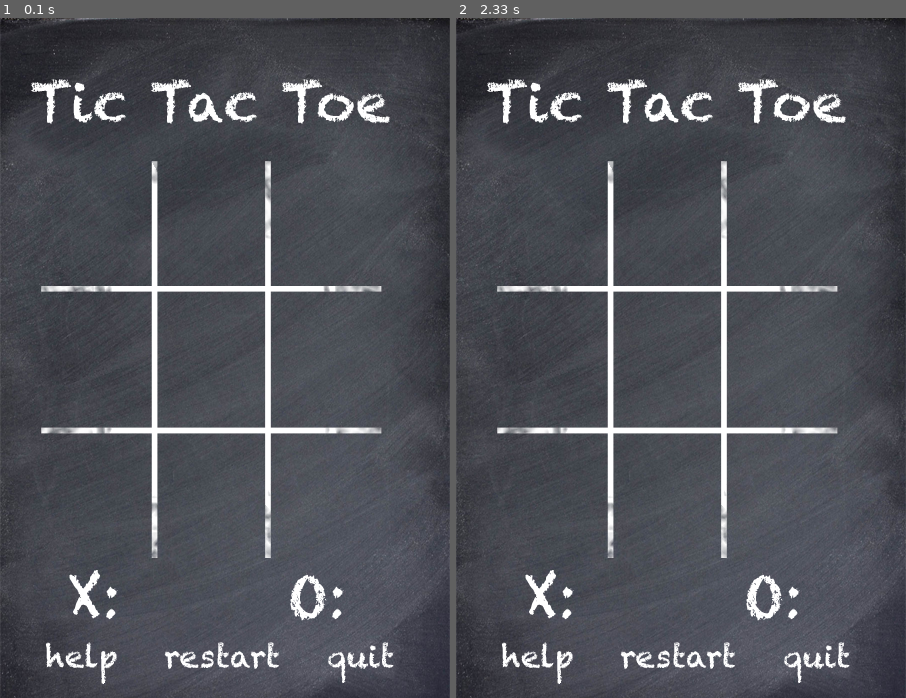
Above: before the commit, frames 1-2 (left to right).
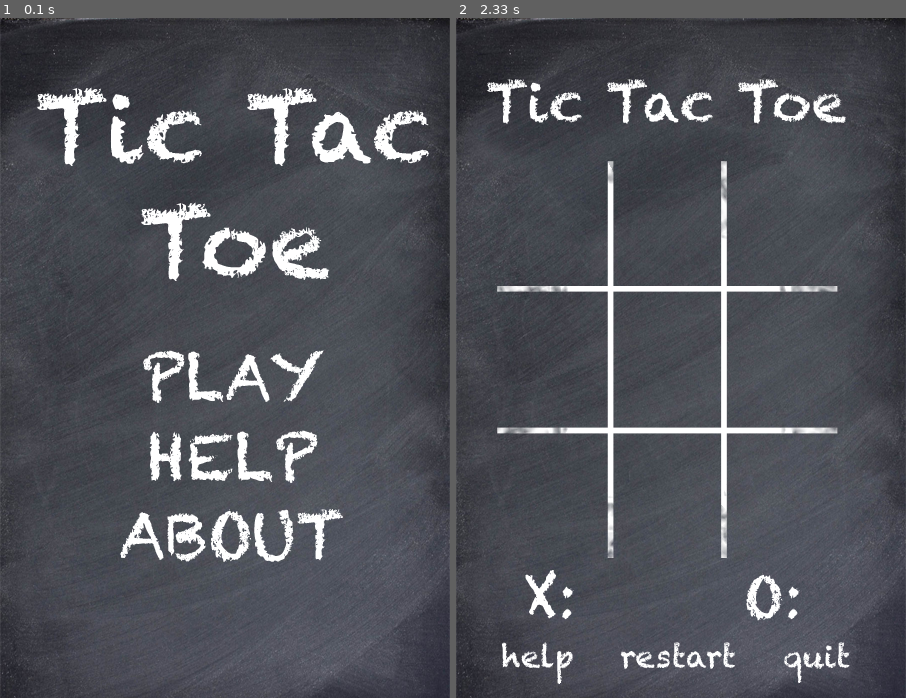
Above: after the commit, the same moments.

Repository: svaithia/pygame
Game: pygame game, started from tictactoe.py
Two runs of this game, one before a commit and one after it. Both use one fixed random seed, a clock stepped at 60 frames per second and the inputs below.
Inputs:
- Up to frame 1 (0.1 s): no input
- Up to frame 2 (2.33 s): hold P 0.33-0.8 s; tap B at 0.83 s; hold P from 2.17 s (still down)

The runs differ from the first frame. In frame 1, 13% of the frame differs, in the area x 6-96%, y 8-98%; in frame 2, nothing differs.

Commit message:
Added classes for drawing the board etc. Can switch between the two screens using b and p. Can quit by closing the X or pressing ESCAPE

Diff:
--- a/tictactoe.py
+++ b/tictactoe.py
@@ -9,34 +9,49 @@
 w = 450
 h = 680
 
-main_screen = pygame.display.set_mode((w,h))
-i_bg = pygame.image.load('images/bg.png')
-i_title = pygame.image.load('images/ttt_main.png')
-i_play = pygame.image.load('images/play.png')
-i_help = pygame.image.load('images/help.png')
-i_about = pygame.image.load('images/about.png')
+class Graphics:
+    i_bg = pygame.image.load('images/bg.png')
+    def buildMainScreen(self):
+        main_screen = pygame.display.set_mode((w,h))
+        i_title = pygame.image.load('images/ttt_main.png')
+        i_play = pygame.image.load('images/play.png')
+        i_help = pygame.image.load('images/help.png')
+        i_about = pygame.image.load('images/about.png')
 
-main_screen.blit(i_bg, (0,0))
-main_screen.blit(i_title, (35,60))
-main_screen.blit(i_play, (42,320))
-main_screen.blit(i_help, (42, 400))
-main_screen.blit(i_about, (112, 490))
+        main_screen.blit(self.i_bg, (0,0))
+        main_screen.blit(i_title, (35,60))
+        main_screen.blit(i_play, (42,320))
+        main_screen.blit(i_help, (42, 400))
+        main_screen.blit(i_about, (112, 490))
 
-i_gtitle = pygame.image.load('images/ttt_title.png')
-i_board = pygame.image.load('images/board.png')
-i_score = pygame.image.load('images/scoreboard.png')
-i_nav = pygame.image.load('images/nav.png')
+    def buildGameScreen(self):
+        i_gtitle = pygame.image.load('images/ttt_title.png')
+        i_board = pygame.image.load('images/board.png')
+        i_score = pygame.image.load('images/scoreboard.png')
+        i_nav = pygame.image.load('images/nav.png')
 
-game_screen = pygame.display.set_mode((w,h))
-game_screen.blit(i_bg, (0,0))
-game_screen.blit(i_gtitle, (30,60))
-game_screen.blit(i_board, (20, 120))
-game_screen.blit(i_score, (55, 540))
-game_screen.blit(i_nav, (35, 610))
+        game_screen = pygame.display.set_mode((w,h))
+        game_screen.blit(self.i_bg, (0,0))
+        game_screen.blit(i_gtitle, (30,60))
+        game_screen.blit(i_board, (20, 120))
+        game_screen.blit(i_score, (55, 540))
+        game_screen.blit(i_nav, (35, 610))
 
+    screen = 0
+
+graph = Graphics()
 while True:
    clock.tick(60)
+   if graph.screen==1:
+        graph.buildGameScreen()
+   elif graph.screen==0:
+        graph.buildMainScreen()
    pygame.display.update()
+
    for event in pygame.event.get():
-        if event.type == pygame.QUIT:
+        if (event.type == pygame.QUIT) or (event.type == KEYDOWN and event.key == K_ESCAPE):
             sys.exit()
+        elif event.type == KEYDOWN and event.key == K_p:
+            graph.screen = 1
+        elif event.type == KEYDOWN and event.key == K_b:
+            graph.screen = 0
